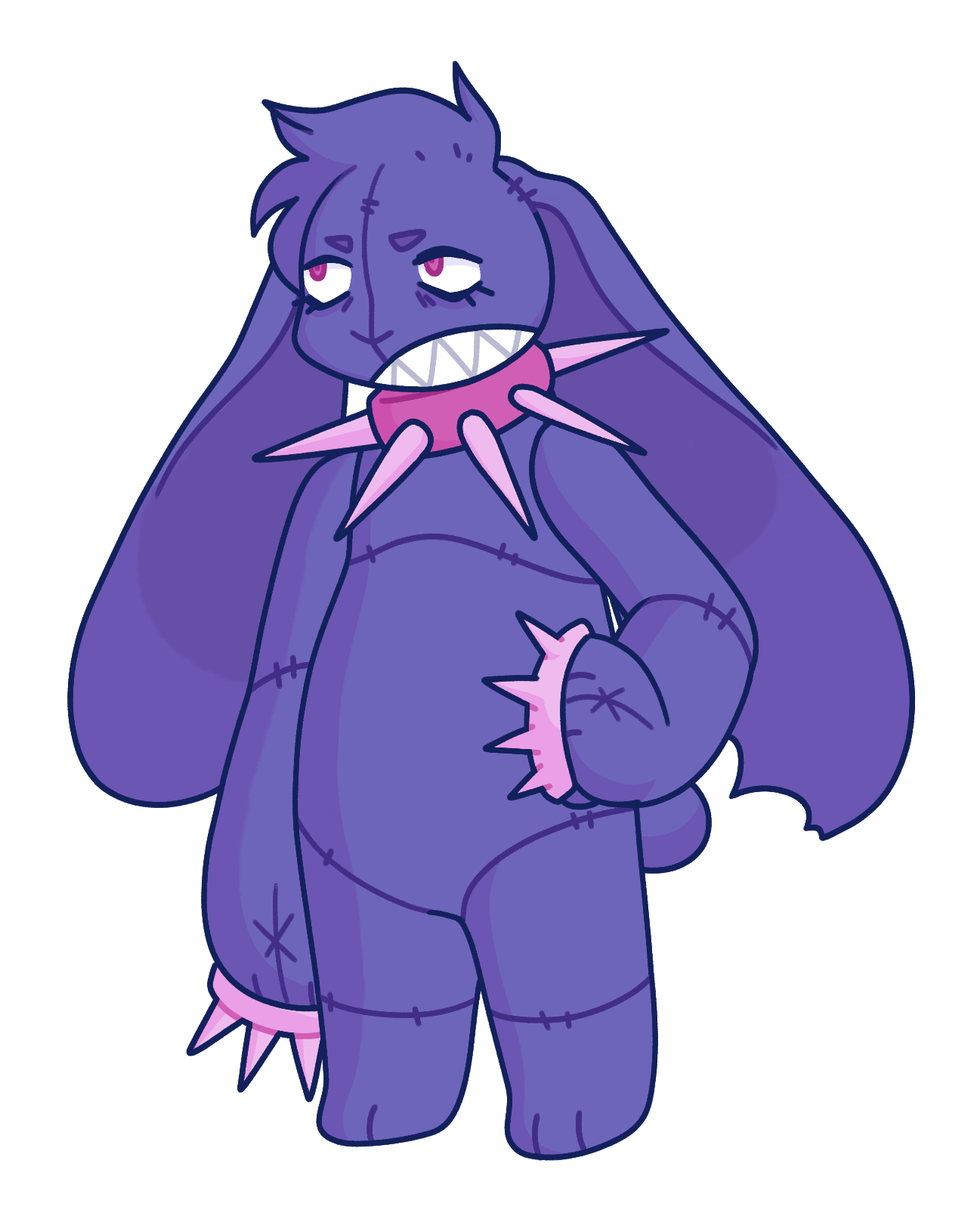
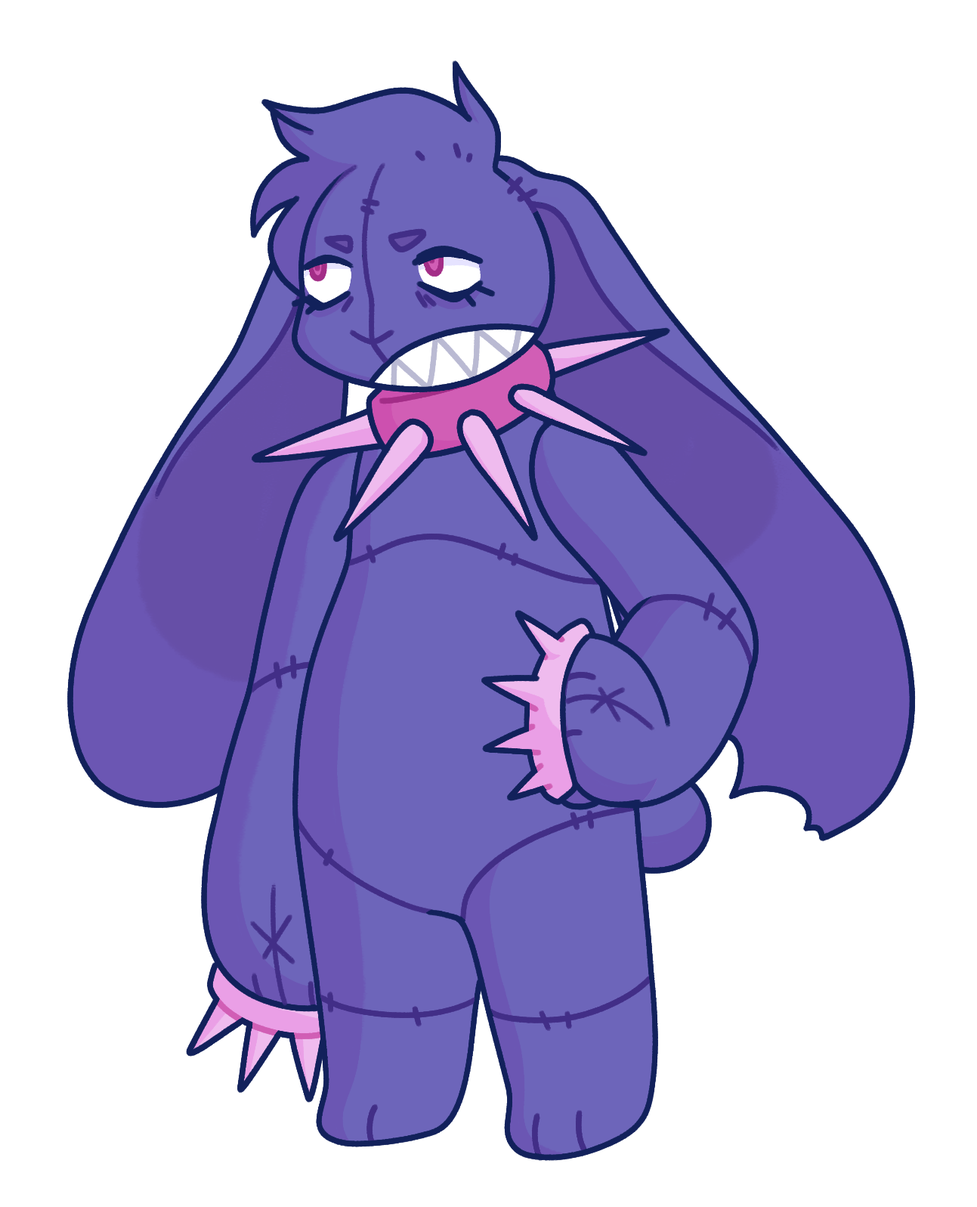
The second 977 × 1207 image is a revision of the first. Changes to its layers:
painted on "hand" over [252, 878, 298, 1005]
painted on "arm relaxed" over [250, 880, 296, 1006]
